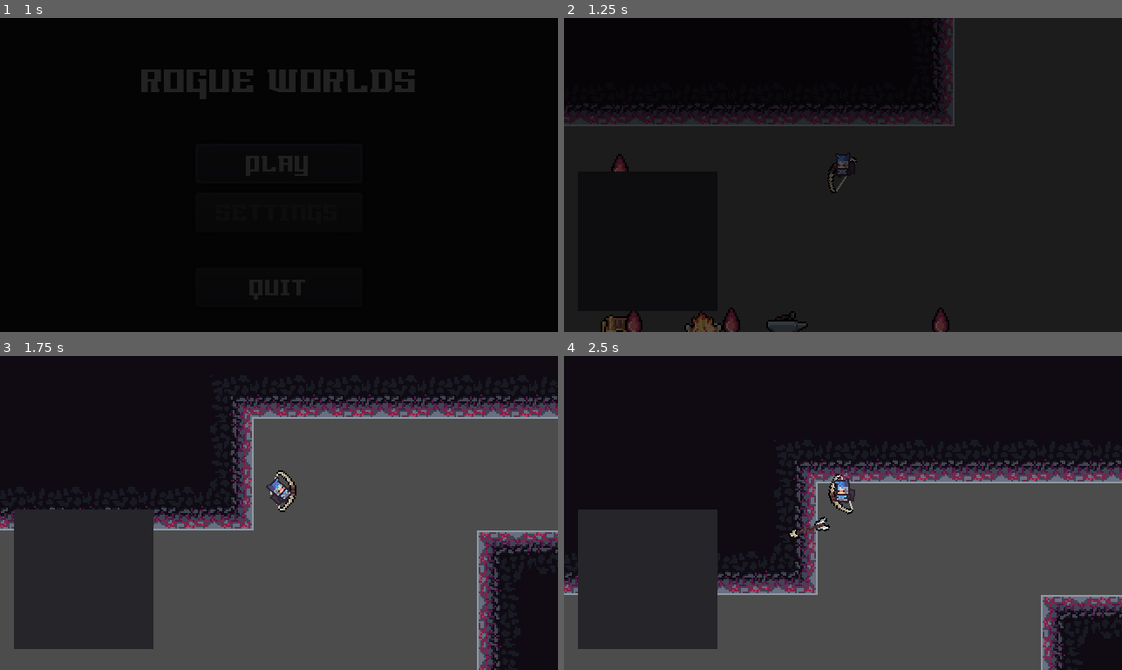
Above: before the commit, frames 1-4 (two rows, left to right).
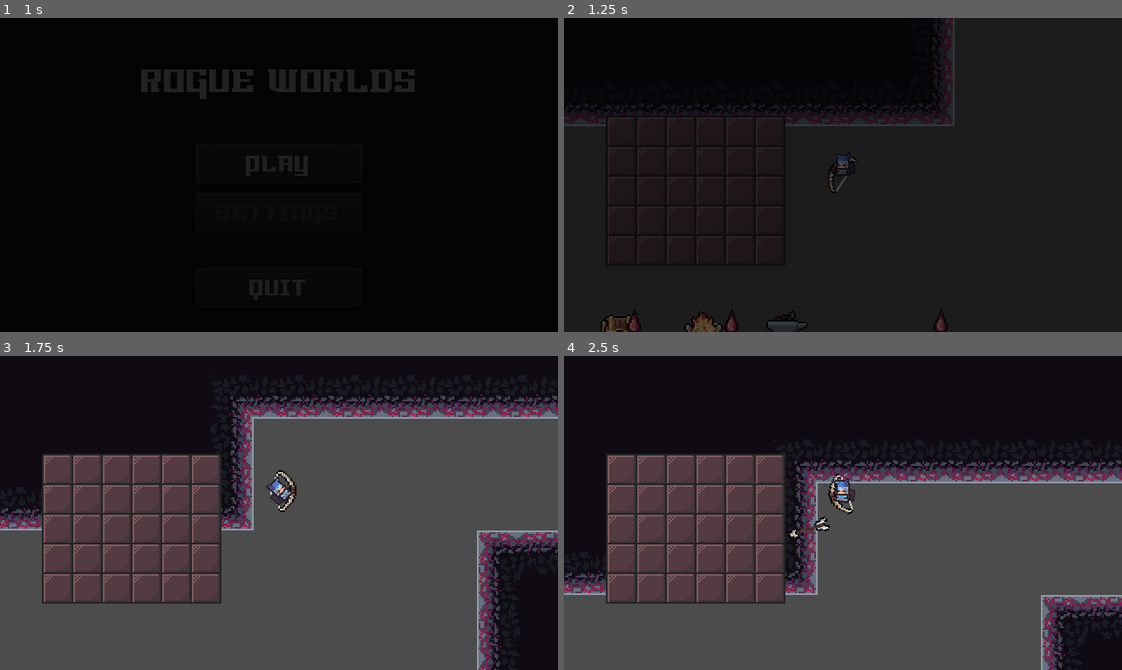
Above: after the commit, the same moments.

Repository: Riudin/Rogue-Worlds
Game: Godot game, scene res://MainScenes/Menu.tscn
Same seed, same stepped clock (60 frames per second), same inputs: the game is played once before the commit and once after it.
Inputs (mouse positions are in pixels of both pictures, inside the frame that each line leads up to):
- Up to frame 1 (1 s): click "PLAY" at 0.5 s
- Up to frame 2 (1.25 s): no input
- Up to frame 3 (1.75 s): move the mouse to (401, 497) at 1.27 s; press the mouse at (401, 497) at 1.28 s; hold E (dash_right) from 1.28 s (still down); tap Space (jump) at 1.52 s
- Up to frame 4 (2.5 s): keep holding E (dash_right); move the mouse to (731, 528) at 2.02 s; release the mouse at (731, 528) at 2.03 s; click (731, 528) at 2.1 s; tap Space (jump) at 2.27 s

Frame 1 is identical in both runs. In frame 2, 1.5% of the frame differs, in the area x 7-70%, y 31-100%; in frame 3, 18%; in frame 4, 19%, in the area x 2-40%, y 31-94%.

Commit message:
inventory ui started
todo: make items show in the ui

Diff:
--- /dev/null
+++ b/Godot Project/Inventory/InventorySlot.tscn
@@ -0,0 +1,18 @@
+[gd_scene load_steps=2 format=2]
+
+[ext_resource path="res://Inventory/Assets/inventory_slot_a_bg.png" type="Texture" id=2]
+
+[node name="InventorySlot" type="TextureRect"]
+margin_right = 16.0
+margin_bottom = 16.0
+texture = ExtResource( 2 )
+
+[node name="CenterContainer" type="CenterContainer" parent="."]
+anchor_right = 1.0
+anchor_bottom = 1.0
+
+[node name="ItemTexture" type="TextureRect" parent="CenterContainer"]
+margin_left = 8.0
+margin_top = 8.0
+margin_right = 8.0
+margin_bottom = 8.0
--- /dev/null
+++ b/Godot Project/Inventory/PlayerInventory.tscn
@@ -0,0 +1,181 @@
+[gd_scene load_steps=3 format=2]
+
+[ext_resource path="res://MainScenes/InventoryGrid.gd" type="Script" id=1]
+[ext_resource path="res://Inventory/InventorySlot.tscn" type="PackedScene" id=2]
+
+[node name="Panel" type="ColorRect"]
+margin_left = 24.0
+margin_top = 56.0
+margin_right = 127.0
+margin_bottom = 142.0
+color = Color( 0.141176, 0.141176, 0.141176, 1 )
+
+[node name="SlotContainer" type="GridContainer" parent="."]
+anchor_right = 1.0
+anchor_bottom = 1.0
+margin_left = 1.0
+margin_top = 1.0
+margin_right = -1.0
+margin_bottom = -1.0
+custom_constants/vseparation = 1
+custom_constants/hseparation = 1
+columns = 6
+script = ExtResource( 1 )
+
+[node name="InventorySlot" parent="SlotContainer" instance=ExtResource( 2 )]
+
+[node name="InventorySlot2" parent="SlotContainer" instance=ExtResource( 2 )]
+margin_left = 17.0
+margin_right = 33.0
+
+[node name="InventorySlot3" parent="SlotContainer" instance=ExtResource( 2 )]
+margin_left = 34.0
+margin_right = 50.0
+
+[node name="InventorySlot4" parent="SlotContainer" instance=ExtResource( 2 )]
+margin_left = 51.0
+margin_right = 67.0
+
+[node name="InventorySlot5" parent="SlotContainer" instance=ExtResource( 2 )]
+margin_left = 68.0
+margin_right = 84.0
+
+[node name="InventorySlot6" parent="SlotContainer" instance=ExtResource( 2 )]
+margin_left = 85.0
+margin_right = 101.0
+
+[node name="InventorySlot7" parent="SlotContainer" instance=ExtResource( 2 )]
+margin_top = 17.0
+margin_bottom = 33.0
+
+[node name="InventorySlot8" parent="SlotContainer" instance=ExtResource( 2 )]
+margin_left = 17.0
+margin_top = 17.0
+margin_right = 33.0
+margin_bottom = 33.0
+
+[node name="InventorySlot9" parent="SlotContainer" instance=ExtResource( 2 )]
+margin_left = 34.0
+margin_top = 17.0
+margin_right = 50.0
+margin_bottom = 33.0
+
+[node name="InventorySlot10" parent="SlotContainer" instance=ExtResource( 2 )]
+margin_left = 51.0
+margin_top = 17.0
+margin_right = 67.0
+margin_bottom = 33.0
+
+[node name="InventorySlot11" parent="SlotContainer" instance=ExtResource( 2 )]
+margin_left = 68.0
+margin_top = 17.0
+margin_right = 84.0
+margin_bottom = 33.0
+
+[node name="InventorySlot12" parent="SlotContainer" instance=ExtResource( 2 )]
+margin_left = 85.0
+margin_top = 17.0
+margin_right = 101.0
+margin_bottom = 33.0
+
+[node name="InventorySlot13" parent="SlotContainer" instance=ExtResource( 2 )]
+margin_top = 34.0
+margin_bottom = 50.0
+
+[node name="InventorySlot14" parent="SlotContainer" instance=ExtResource( 2 )]
+margin_left = 17.0
+margin_top = 34.0
+margin_right = 33.0
+margin_bottom = 50.0
+
+[node name="InventorySlot15" parent="SlotContainer" instance=ExtResource( 2 )]
+margin_left = 34.0
+margin_top = 34.0
+margin_right = 50.0
+margin_bottom = 50.0
+
+[node name="InventorySlot16" parent="SlotContainer" instance=ExtResource( 2 )]
+margin_left = 51.0
+margin_top = 34.0
+margin_right = 67.0
+margin_bottom = 50.0
+
+[node name="InventorySlot17" parent="SlotContainer" instance=ExtResource( 2 )]
+margin_left = 68.0
+margin_top = 34.0
+margin_right = 84.0
+margin_bottom = 50.0
+
+[node name="InventorySlot18" parent="SlotContainer" instance=ExtResource( 2 )]
+margin_left = 85.0
+margin_top = 34.0
+margin_right = 101.0
+margin_bottom = 50.0
+
+[node name="InventorySlot19" parent="SlotContainer" instance=ExtResource( 2 )]
+margin_top = 51.0
+margin_bottom = 67.0
+
+[node name="InventorySlot20" parent="SlotContainer" instance=ExtResource( 2 )]
+margin_left = 17.0
+margin_top = 51.0
+margin_right = 33.0
+margin_bottom = 67.0
+
+[node name="InventorySlot21" parent="SlotContainer" instance=ExtResource( 2 )]
+margin_left = 34.0
+margin_top = 51.0
+margin_right = 50.0
+margin_bottom = 67.0
+
+[node name="InventorySlot22" parent="SlotContainer" instance=ExtResource( 2 )]
+margin_left = 51.0
+margin_top = 51.0
+margin_right = 67.0
+margin_bottom = 67.0
+
+[node name="InventorySlot23" parent="SlotContainer" instance=ExtResource( 2 )]
+margin_left = 68.0
+margin_top = 51.0
+margin_right = 84.0
+margin_bottom = 67.0
+
+[node name="InventorySlot24" parent="SlotContainer" instance=ExtResource( 2 )]
+margin_left = 85.0
+margin_top = 51.0
+margin_right = 101.0
+margin_bottom = 67.0
+
+[node name="InventorySlot25" parent="SlotContainer" instance=ExtResource( 2 )]
+margin_top = 68.0
+margin_bottom = 84.0
+
+[node name="InventorySlot26" parent="SlotContainer" instance=ExtResource( 2 )]
+margin_left = 17.0
+margin_top = 68.0
+margin_right = 33.0
+margin_bottom = 84.0
+
+[node name="InventorySlot27" parent="SlotContainer" instance=ExtResource( 2 )]
+margin_left = 34.0
+margin_top = 68.0
+margin_right = 50.0
+margin_bottom = 84.0
+
+[node name="InventorySlot28" parent="SlotContainer" instance=ExtResource( 2 )]
+margin_left = 51.0
+margin_top = 68.0
+margin_right = 67.0
+margin_bottom = 84.0
+
+[node name="InventorySlot29" parent="SlotContainer" instance=ExtResource( 2 )]
+margin_left = 68.0
+margin_top = 68.0
+margin_right = 84.0
+margin_bottom = 84.0
+
+[node name="InventorySlot30" parent="SlotContainer" instance=ExtResource( 2 )]
+margin_left = 85.0
+margin_top = 68.0
+margin_right = 101.0
+margin_bottom = 84.0
--- a/Godot Project/BloodItem.tscn
+++ b/Godot Project/Items/BloodItem.tscn
@@ -1,7 +1,7 @@
 [gd_scene load_steps=4 format=2]
 
-[ext_resource path="res://Items/Assets/BloodItem.png" type="Texture" id=1]
-[ext_resource path="res://BloodItem.gd" type="Script" id=2]
+[ext_resource path="res://Items/Assets/BloodItemSmall.png" type="Texture" id=1]
+[ext_resource path="res://Items/BloodItem.gd" type="Script" id=2]
 
 [sub_resource type="CircleShape2D" id=1]
 radius = 24.0
--- a/Godot Project/MainScenes/InventoryGrid.gd
+++ b/Godot Project/MainScenes/InventoryGrid.gd
@@ -8,10 +8,11 @@
 	player.inventory.connect("inventory_changed", self, "_on_inventory_changed")
 
 func _on_inventory_changed(inventory):
-	for n in get_children():
-		n.queue_free()
-
-	for item in inventory.get_items():
-		var item_label = Label.new()
-		item_label.text = "%s x%d" % [item.item_reference.name, item.quantity]
-		add_child(item_label)
+	pass
+#	for n in get_children():
+#		n.queue_free()
+#
+#	for item in inventory.get_items():
+#		var item_label = Label.new()
+#		item_label.text = "%s x%d" % [item.item_reference.name, item.quantity]
+#		add_child(item_label)
--- a/Godot Project/MainScenes/World.tscn
+++ b/Godot Project/MainScenes/World.tscn
@@ -4,8 +4,8 @@
 [ext_resource path="res://Levels/Level_2.tscn" type="PackedScene" id=2]
 [ext_resource path="res://Enemies/BloodWorm.tscn" type="PackedScene" id=3]
 [ext_resource path="res://Enemies/EyeDude.tscn" type="PackedScene" id=4]
-[ext_resource path="res://MainScenes/InventoryGrid.gd" type="Script" id=5]
-[ext_resource path="res://BloodItem.tscn" type="PackedScene" id=6]
+[ext_resource path="res://Inventory/PlayerInventory.tscn" type="PackedScene" id=5]
+[ext_resource path="res://Items/BloodItem.tscn" type="PackedScene" id=6]
 
 [node name="World" type="Node2D"]
 
@@ -42,17 +42,4 @@
 
 [node name="UI" type="CanvasLayer" parent="."]
 
-[node name="Panel" type="Panel" parent="UI"]
-margin_left = 8.0
-margin_top = 88.0
-margin_right = 88.0
-margin_bottom = 168.0
-
-[node name="GridContainer" type="GridContainer" parent="UI/Panel"]
-anchor_right = 1.0
-anchor_bottom = 1.0
-margin_left = 5.0
-margin_top = 5.0
-margin_right = -5.0
-margin_bottom = -5.0
-script = ExtResource( 5 )
+[node name="Panel" parent="UI" instance=ExtResource( 5 )]
Binary file added: Godot Project/Items/Assets/BloodItemSmall.png
Not shown, added: Godot Project/Items/Assets/BloodItemSmall.png.import
Binary file added: Godot Project/Items/Assets/EyeItemSmall.png
Not shown, added: Godot Project/Items/Assets/EyeItemSmall.png.import
Renamed: Godot Project/BloodItem.gd -> Godot Project/Items/BloodItem.gd
